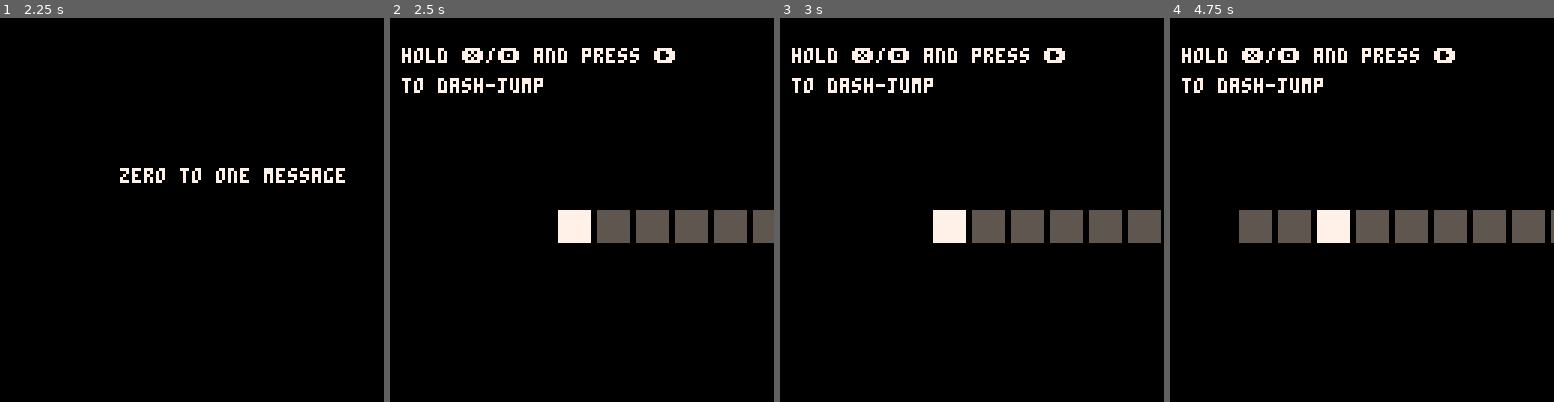
Above: before the commit, frames 1-4 (left to right).
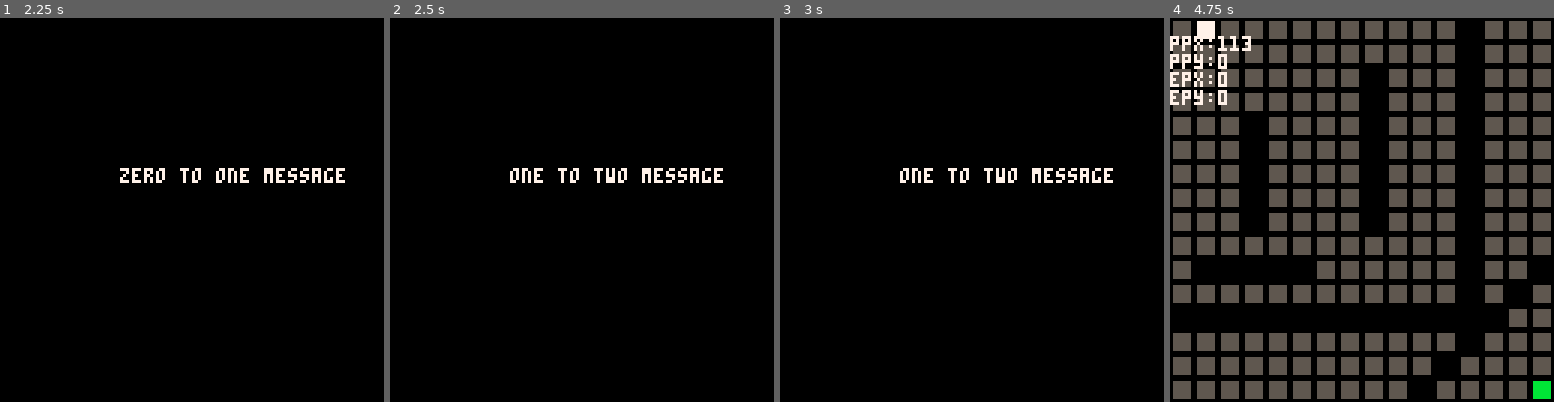
Above: after the commit, the same moments.

Repository: abemassry/dimensional-jump
Game: PICO-8 cartridge dimensional-jump.p8
The game is run twice, just before and just after one commit, with the same random seed, the same clock (stepped at 60 frames per second) and the same inputs.
Inputs:
- Up to frame 1 (2.25 s): tap X (X key) at 0.33, 1.07, 1.85 s; tap O (Z key) at 0.7, 1.7, 2.1 s; hold Right 1.6-2.1 s; hold Up from 2.15 s (still down)
- Up to frame 2 (2.5 s): release Up at 2.42 s; hold Right from 2.47 s (still down)
- Up to frame 3 (3 s): keep holding Right; tap O (Z key) at 2.5, 2.9 s; tap X (X key) at 2.97 s
- Up to frame 4 (4.75 s): release Right at 3.03 s; hold Left 3.08-3.58 s; tap O (Z key) every 0.4 s from 3.3 to 4.5 s; hold Down 3.63-3.97 s; hold Right 4.02-4.68 s; tap X (X key) at 4.08 s; hold Up from 4.73 s (still down)

Frame 1 is identical in both runs. In frame 2, 6.9% of the frame differs, in the area x 3-100%, y 7-59%; in frame 3, 7.2%; in frame 4, 48%, in the area x 0-100%, y 0-100%.

Commit message:
tweak sound and enemies for lvls 1 and 2, closes #6 #7 #8 and #9

Diff:
--- a/dimensional-jump.p8
+++ b/dimensional-jump.p8
@@ -154,7 +154,7 @@
 end
 function one_level_start()
 	-- TODO: debugging
-	-- overlay_state = 4
+	overlay_state = 4
 	-- TODO: debugging
 	if (reset_stage == false) music(2,1000)
 	reset_stage = false
@@ -191,7 +191,7 @@
 			-- handle right button press
 			function control()
 				self.right_released = handle_button_release(1)
-				if (btn(4) and self.right_released and self.player_screen_pos < 130 and self.falling == false) then
+				if ((btn(4) or btn(5)) and self.right_released and self.player_screen_pos < 130 and self.falling == false) then
 					-- handle dash jump mechanic
 					self.start_pos-=2
 					self.end_pos-=2
@@ -329,8 +329,8 @@
 
 			if (self.dash_jump) spr(252,dashx-12, 65, 2, 1)
 
-			print('hold ❎/🅾️ and press ➡️ ', 4, 10, 7)
-			print('to dash-jump', 4, 20, 7)
+			print('hold ❎/🅾️ and press ➡️ ', 20, 10, 7)
+			print('to dash-jump', 40, 20, 7)
 		end
 	}
 end
@@ -430,7 +430,7 @@
 				if (handle_button_release(0)) then
 					self.player_posx_prev = self.player_posx
 					self.player_posy_prev = self.player_posy
-					if (btn(4)) then
+					if (btn(4) or btn(5)) then
 						-- these bounds are for dash jumping
 						-- it's two less than the bounds below
 						if (self.player_posx < 114) then
@@ -450,7 +450,7 @@
 				elseif (handle_button_release(1)) then
 					self.player_posx_prev = self.player_posx
 					self.player_posy_prev = self.player_posy
-					if (btn(4)) then
+					if (btn(4) or btn(5)) then
 						if (self.player_posx > 125) then
 							self.player_posx+=1
 							return
@@ -468,7 +468,7 @@
 				elseif (handle_button_release(2)) then
 					self.player_posx_prev = self.player_posx
 					self.player_posy_prev = self.player_posy
-					if (btn(4)) then
+					if (btn(4) or btn(5)) then
 						if (self.player_posy < 2) then
 							self.player_posy-=1
 							return
@@ -486,7 +486,7 @@
 				elseif (handle_button_release(3)) then
 					self.player_posx_prev = self.player_posx
 					self.player_posy_prev = self.player_posy
-					if (btn(4)) then
+					if (btn(4) or btn(5)) then
 						if (self.player_posy > 13) then
 							self.player_posy+=1
 							return
@@ -571,7 +571,7 @@
 
 			function enemy_ai()
 				if (self.enemy_falling) return
-				if self.enemy_visible and self.tick_timer % 45 == 0 then
+				if self.enemy_visible and self.tick_timer % 10 == 0 then
 					local condition_x = abs(self.player_posx - self.enemy_posx)
 					local condition_y = abs(self.player_posy - self.enemy_posy)
 
Not shown, changed: the sound effects (__sfx__) section of dimensional-jump.p8
